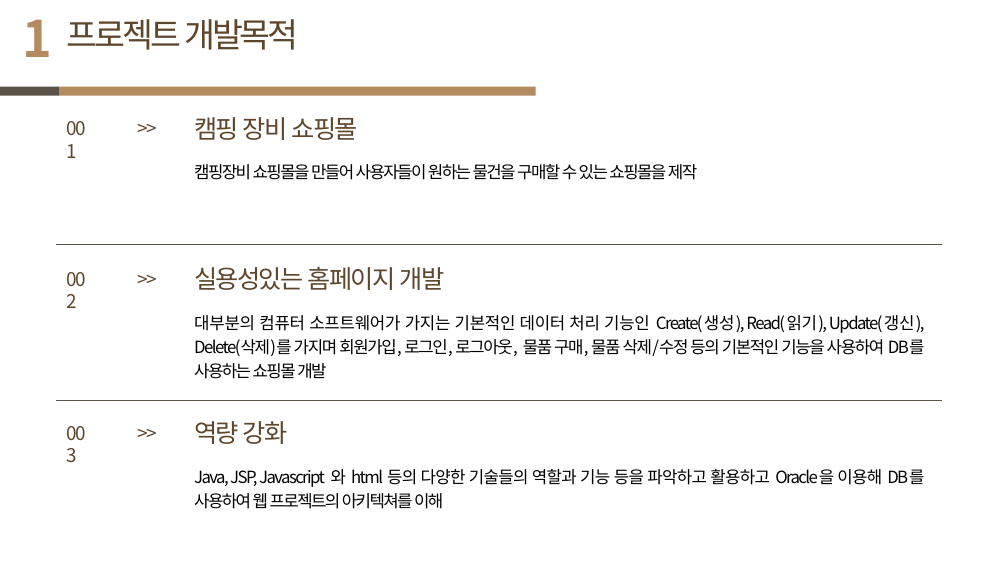
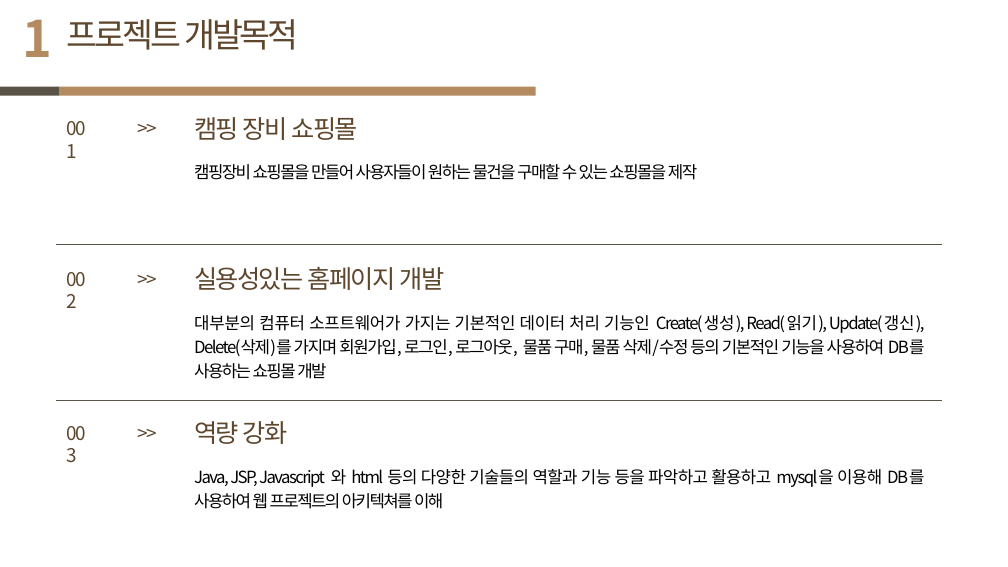
Before and after one commit to JJang-Ah/JSP-shoping-mall-project, a slide deck: slide 4 of JaAhCamping_project(JSP).pptx. Drawn at 1008x567 pixels with LibreOffice and Linux fonts; fonts in the diff are those of the drawing. Boxes give left, top, right and bottom in pixels: in the first picture for what was removed or moved away, otherwise in the second. Text is boxed around its words. In the diff, an @@ line names an element or a change of style, - is before the commit and + after.

```diff
--- a/JaAhCamping_project(JSP).pptx
+++ b/JaAhCamping_project(JSP).pptx
@@ text at (194, 469, 924, 509): text changed @@
-Java, JSP, Javascript 와 html 등의 다양한 기술들의 역할과 기능 등을 파악하고 활용하고 Oracle을 이용해 DB를 사용하여 웹 프로젝트의 아키텍쳐를 이해
+Java, JSP, Javascript 와 html 등의 다양한 기술들의 역할과 기능 등을 파악하고 활용하고 mysql을 이용해 DB를 사용하여 웹 프로젝트의 아키텍쳐를 이해
```
Also in this commit, not shown: 12 other slides changed, 10 slides added, 2 other files.
